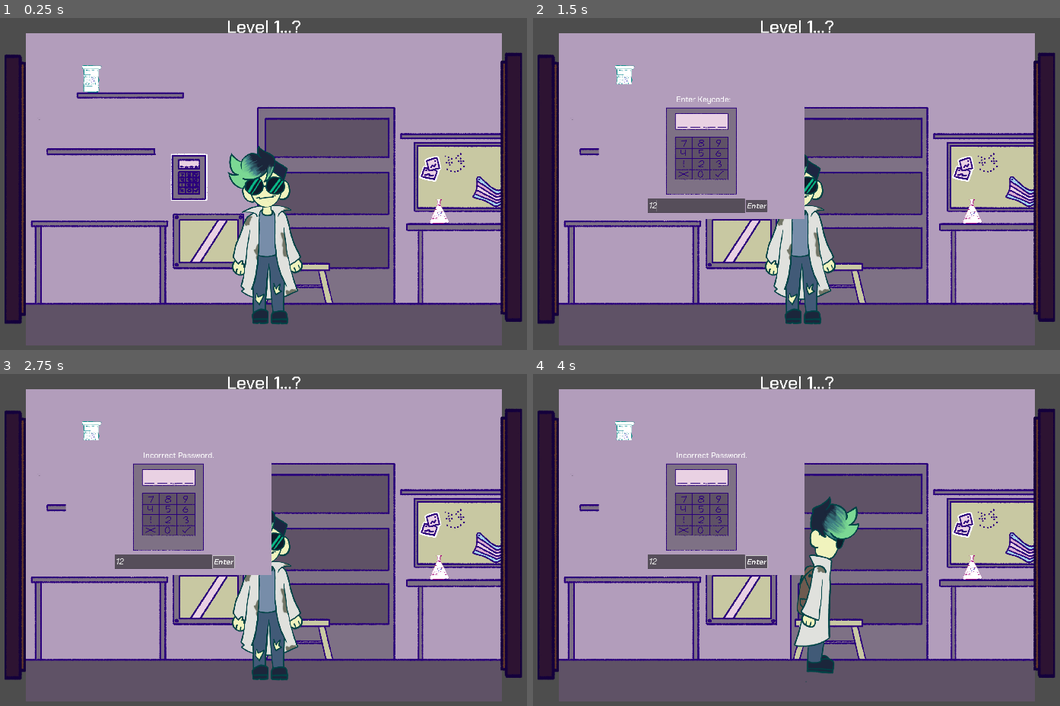
Above: before the commit, frames 1-4 (two rows, left to right).
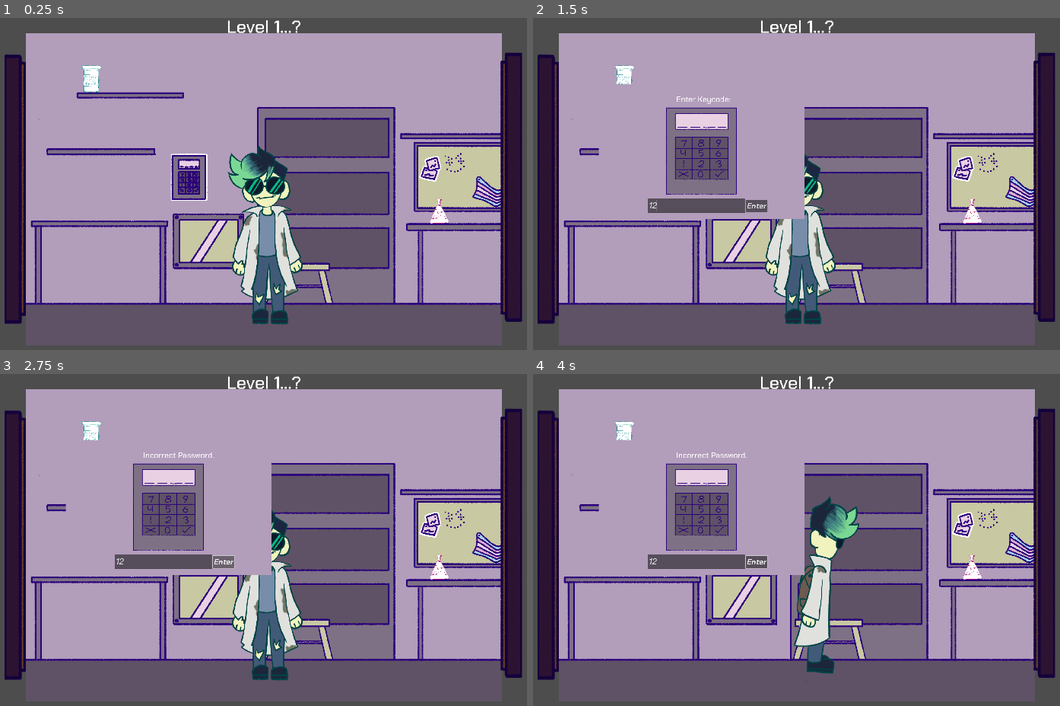
Above: after the commit, the same moments.

Repository: JayDMil/Palindrome-Peril
Game: Godot game, scene res://scenes/levels/level_2.tscn
Same seed, same stepped clock (60 frames per second), same inputs: the game is played once before the commit and once after it.
Inputs (mouse positions are in pixels of both pictures, inside the frame that each line leads up to):
- Up to frame 1 (0.25 s): no input
- Up to frame 2 (1.5 s): click (722, 177) at 0.5 s; click (696, 207) at 1.27 s; type "12" at 1.35 s
- Up to frame 3 (2.75 s): click "Enter" at 2 s
- Up to frame 4 (4 s): click "Enter" at 2.75 s; tap Enter at 3.5 s; move the mouse to (928, 526) at 3.52 s; hold Right (walk_right) from 3.53 s (still down)

The runs differ from the first frame. In frame 1, less than 0.1% of the frame differs, in the area x 15-84%, y 14-60%; in frame 2, less than 0.1%; in frame 3, less than 0.1%; in frame 4, less than 0.1%.

Commit message:
FIXED NATHANS BUUUUUUUUUUUUUUG

Diff:
--- a/scenes/levels/level_2.tscn
+++ b/scenes/levels/level_2.tscn
@@ -52,4 +52,4 @@
 
 [node name="hydrogenBottle" parent="." instance=ExtResource("6_x0dxm")]
 position = Vector2(-543, -349)
-scale = Vector2(0.0764745, 0.0764745)
+scale = Vector2(0.076, 0.076)
--- a/scenes/objects/evil_water.tscn
+++ b/scenes/objects/evil_water.tscn
@@ -4,7 +4,7 @@
 [ext_resource type="Texture2D" uid="uid://12v72ab7c314" path="res://assets/art/evilwater.png" id="1_80k4j"]
 
 [node name="evil_water" type="Sprite2D"]
-scale = Vector2(0.303899, 0.303899)
+scale = Vector2(0.1, 0.1)
 texture = ExtResource("1_80k4j")
 script = ExtResource("1_8falg")
 
--- a/scripts/dragdrop.gd
+++ b/scripts/dragdrop.gd
@@ -24,15 +24,12 @@
 func _on_area_2d_area_shape_entered(area_rid, area, area_shape_index, local_shape_index):
 	if area.is_in_group("evil_water_components"):
 		print("combined!")
-		create_evil_water()
-		#queue_free()
+		create_evil_water(Vector2(0,0))
+		create_evil_water(Vector2(-543,-349))
 
-func _ready():
-	print("ready")
-	var instance = evil_water.instantiate()
-	add_child(instance)
 
-func create_evil_water():
+func create_evil_water(pos):
 	print("evil water made")
 	var instance = evil_water.instantiate()
+	instance.position = pos
 	add_child(instance)
